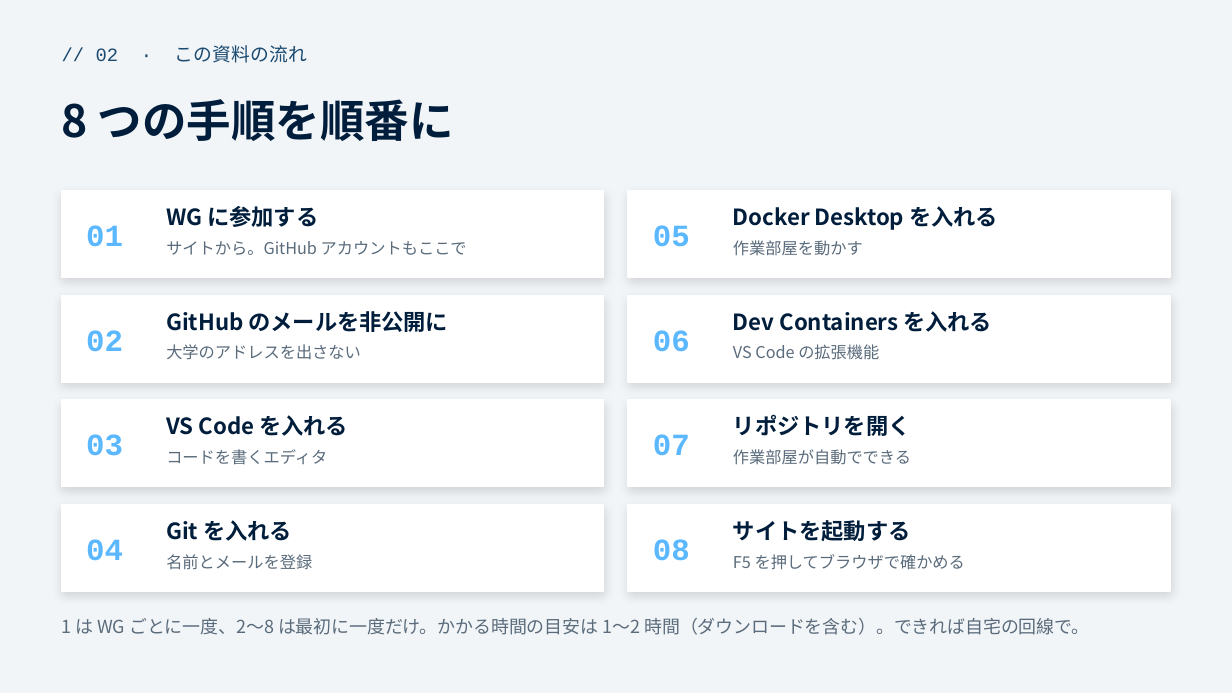
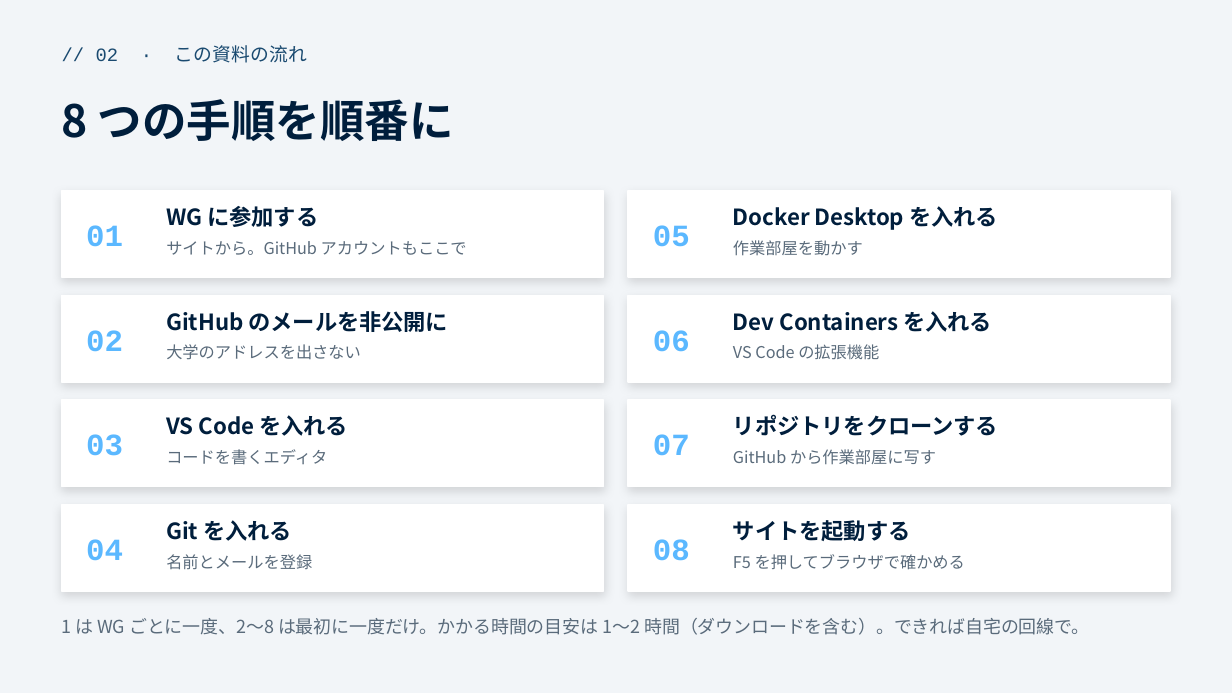
Before and after one commit to funITclub/homepage, a slide deck: slide 2 of docs/WG立ち上げガイド/02_パソコンの準備.pptx. Drawn at 1232x693 pixels with LibreOffice and Linux fonts; fonts in the diff are those of the drawing. Boxes give left, top, right and bottom in pixels: in the first picture for what was removed or moved away, otherwise in the second. Text is boxed around its words. In the diff, an @@ line names an element or a change of style, - is before the commit and + after.

```diff
--- a/docs/WG立ち上げガイド/02_パソコンの準備.pptx
+++ b/docs/WG立ち上げガイド/02_パソコンの準備.pptx
@@ text at (x1=733, y1=414, x2=998, y2=436): text changed @@
-リポジトリを開く
+リポジトリをクローンする
@@ text at (x1=733, y1=449, x2=936, y2=465): text changed @@
-作業部屋が自動でできる
+GitHub から作業部屋に写す
```
Also in this commit, not shown: 1 other slide changed, 1 slide added, 1 other file.
